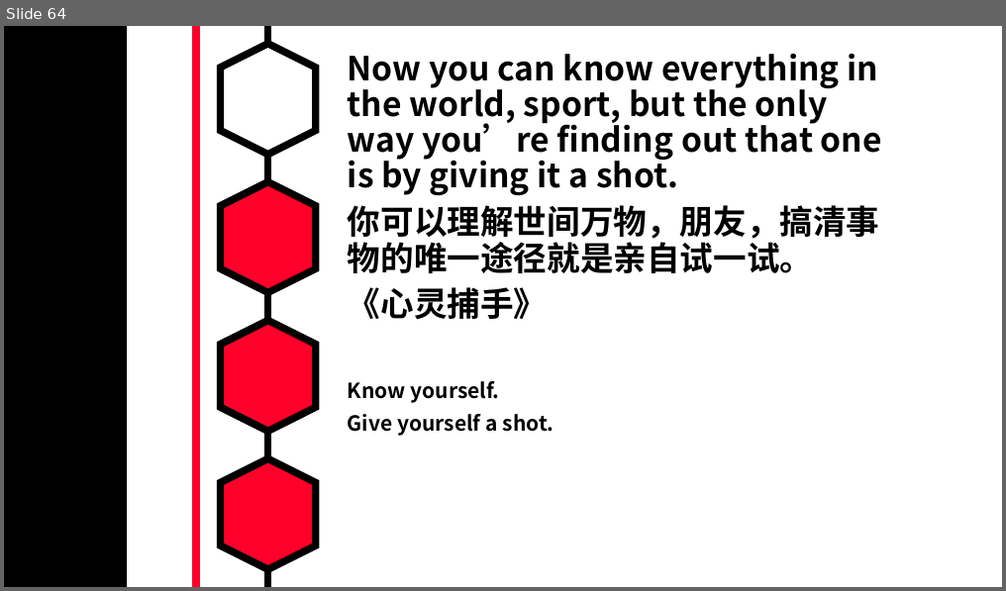
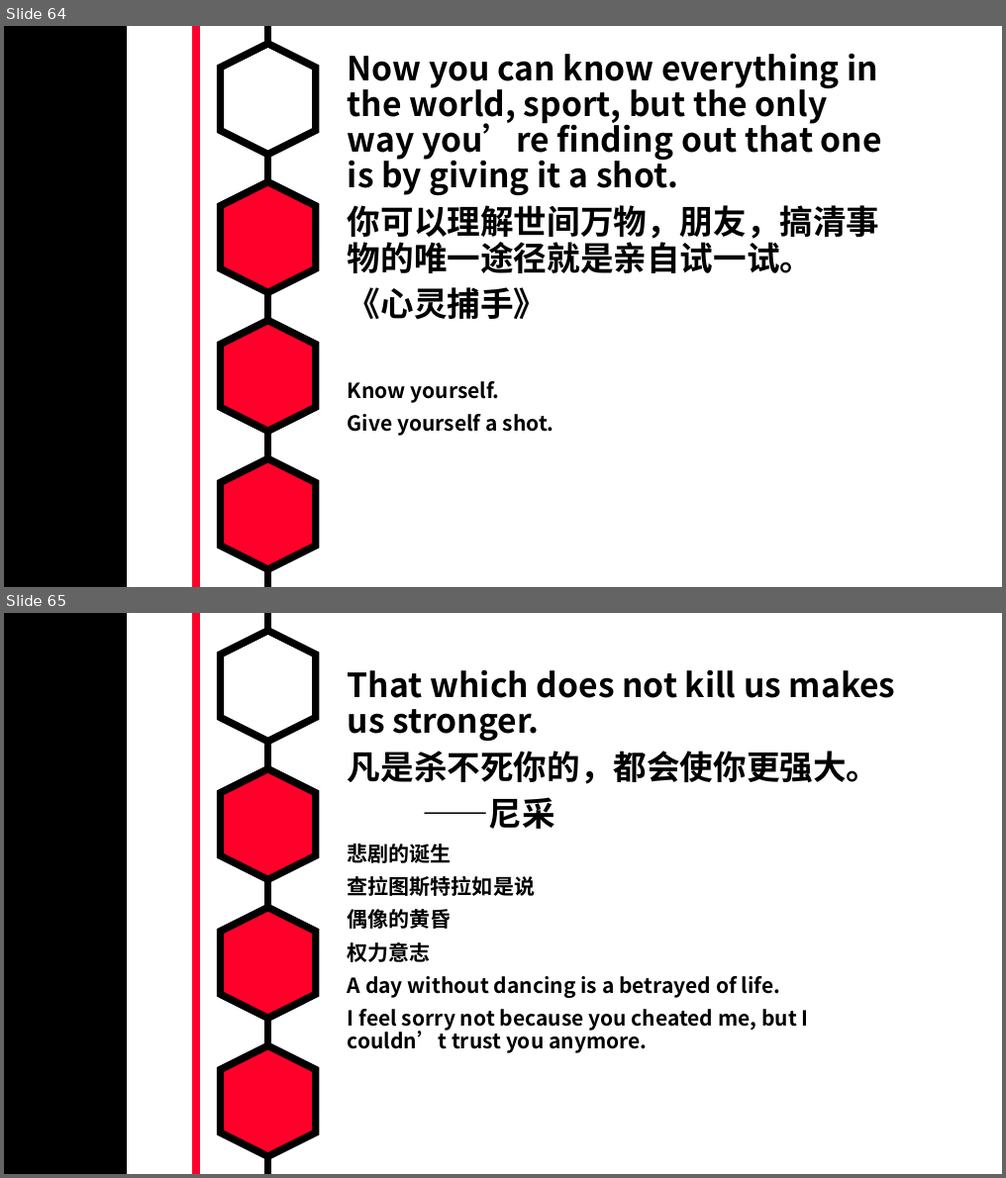
Before and after one commit to MarkShen1992/PPT-template, a slide deck: morning reading/iridescent english sentenses.pptx. Shown one above the other, each under a label of ours: slide 64 before the commit, slides 64 and 65 after it. The pictures are 1006x591 and 1006x1178 pixels, drawn with LibreOffice and Linux fonts; fonts in the diff are those of the drawing. Boxes give left, top, right and bottom in pixels: in the first picture for what was removed or moved away, otherwise in the second. Text is boxed around its words. In the diff, an @@ line names an element or a change of style, - is before the commit and + after.

```diff
--- a/morning reading/iridescent english sentenses.pptx
+++ b/morning reading/iridescent english sentenses.pptx
@@ slide 65 added at (4, 613, 1002, 1174), background #FFFFFF; not listed: 7 template elements that a slide beside it also shows @@
@@ text added at (348, 669, 896, 1054), 20 pt, text #000000, bold @@
+That which does not kill us makes us stronger.
+凡是杀不死你的，都会使你更强大。
+——尼采
+悲剧的诞生
+查拉图斯特拉如是说
+偶像的黄昏
+权力意志
+A day without dancing is a betrayed of life.
+I feel sorry not because you cheated me, but I couldn’t trust you anymore.
```
Also in this commit, not shown: 19 slides changed, 3 other slides added.
